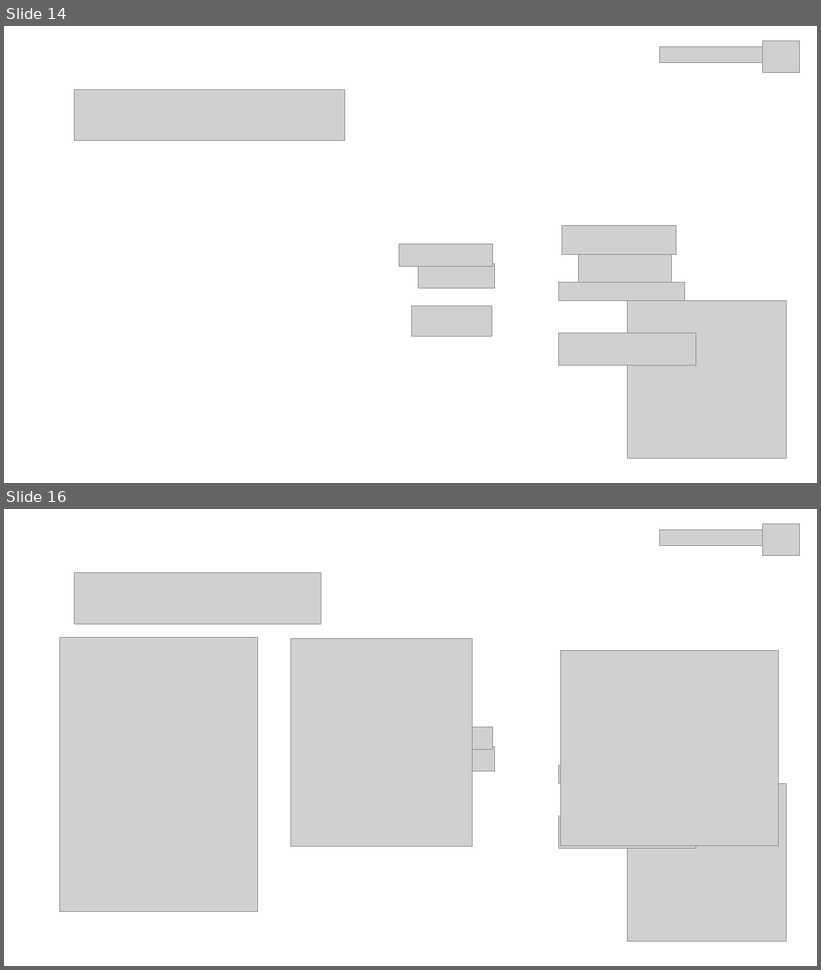
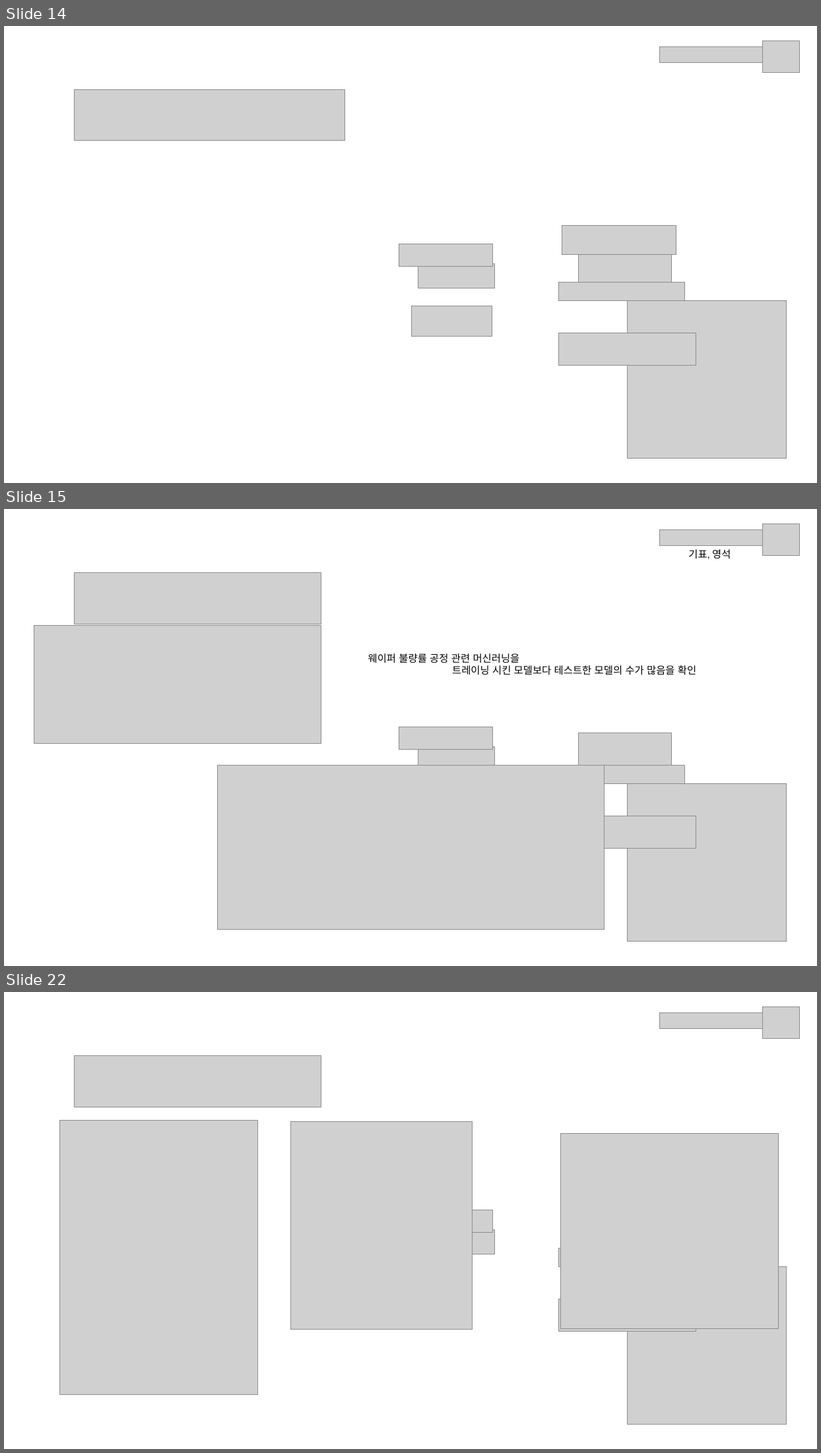
Before and after one commit to Kipioneer/TJE_Dissplay, a slide deck: 디스플레이.pptx. Shown one above the other, each under a label of ours: slides 14 and 16 before the commit, slides 14, 15 and 22 after it; the slides between them are not shown. The pictures are 821x970 and 821x1453 pixels, drawn with LibreOffice and Linux fonts; fonts in the diff are those of the drawing; grey boxes stand for pictures. Boxes give left, top, right and bottom in pixels: in the first picture for what was removed or moved away, otherwise in the second. Text is boxed around its words. In the diff, an @@ line names an element or a change of style, - is before the commit and + after.

Commit message:
기표,영석부분 ppt add

```diff
--- a/디스플레이.pptx
+++ b/디스플레이.pptx
@@ slide 15 added at [4,509,817,966], background #FFFFFF @@
@@ picture added at [762,524,800,555] @@
@@ picture added at [660,530,772,546] @@
@@ text added at [688,549,731,559], 18 pt, text #000000 @@
+기표, 영석
@@ picture added at [74,573,321,624] @@
@@ picture added at [34,625,321,743] @@
@@ text added at [368,654,696,675], 18 pt, text #000000 @@
+웨이퍼 불량률 공정 관련 머신러닝을
+트레이닝 시킨 모델보다 테스트한 모델의 수가 많음을 확인
@@ picture added at [399,727,493,750] @@
@@ picture added at [578,733,671,765] @@
@@ picture added at [217,766,604,930] @@
@@ picture added at [418,747,495,771] @@
@@ picture added at [558,766,684,784] @@
@@ picture added at [627,784,787,941] @@
@@ picture added at [558,817,696,848] @@
@@ what was slide 16 is now slide 22 @@
```
Also in this commit, not shown: 1 slide changed, 6 other slides added, 1 slide removed.
